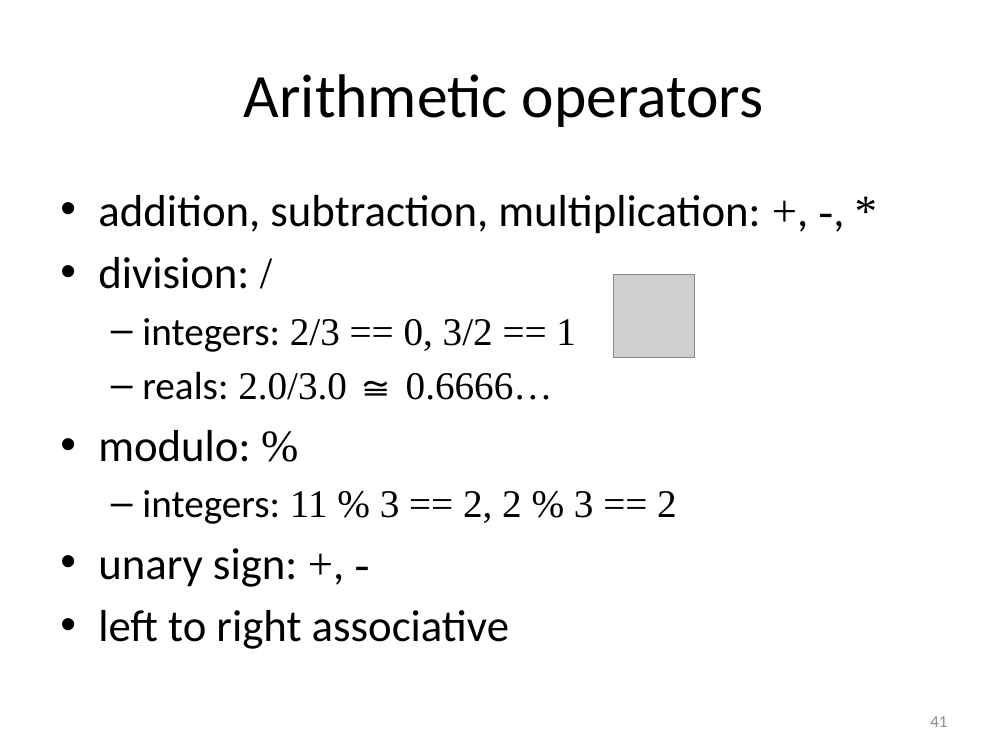
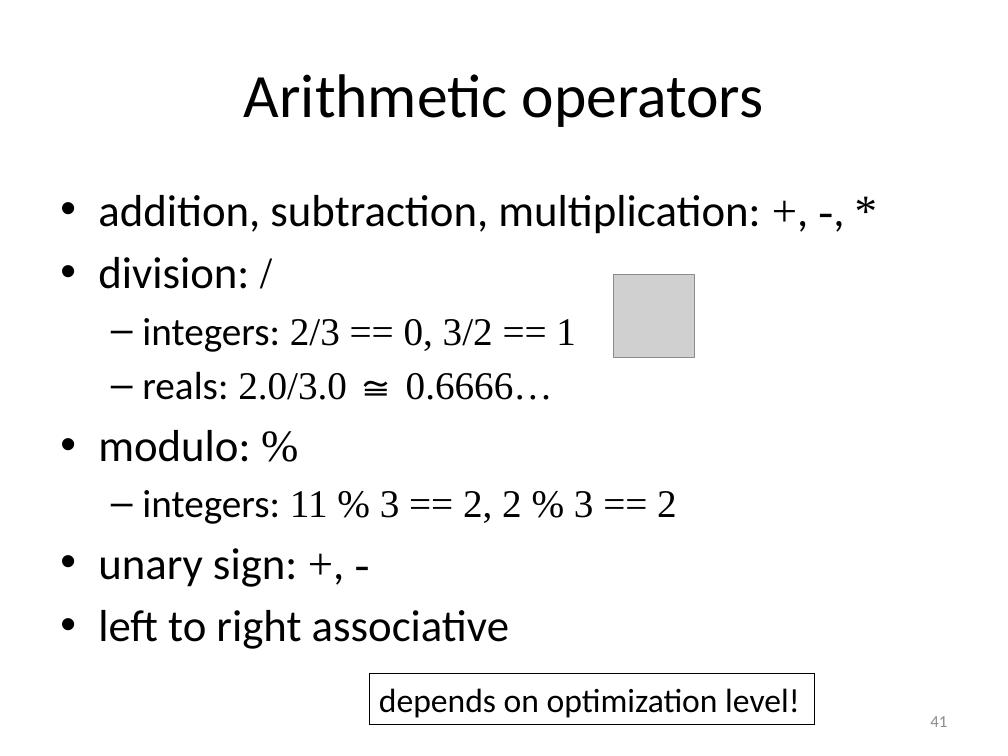
Before and after one commit to gjbex/Scientific-C, a slide deck: slide 41 of scientific_c.pptx. Drawn at 1008x756 pixels with LibreOffice and Linux fonts; fonts in the diff are those of the drawing; grey boxes stand for pictures. Boxes give left, top, right and bottom in pixels: in the first picture for what was removed or moved away, otherwise in the second. Text is boxed around its words. In the diff, an @@ line names an element or a change of style, - is before the commit and + after.

```diff
--- a/scientific_c.pptx
+++ b/scientific_c.pptx
@@ rectangle added at box(369, 674, 814, 725), outline #000000 0.75 pt, 24 pt, text #000000 @@
+depends on optimization level!
```
Also in this commit, not shown: 11 other slides changed.
